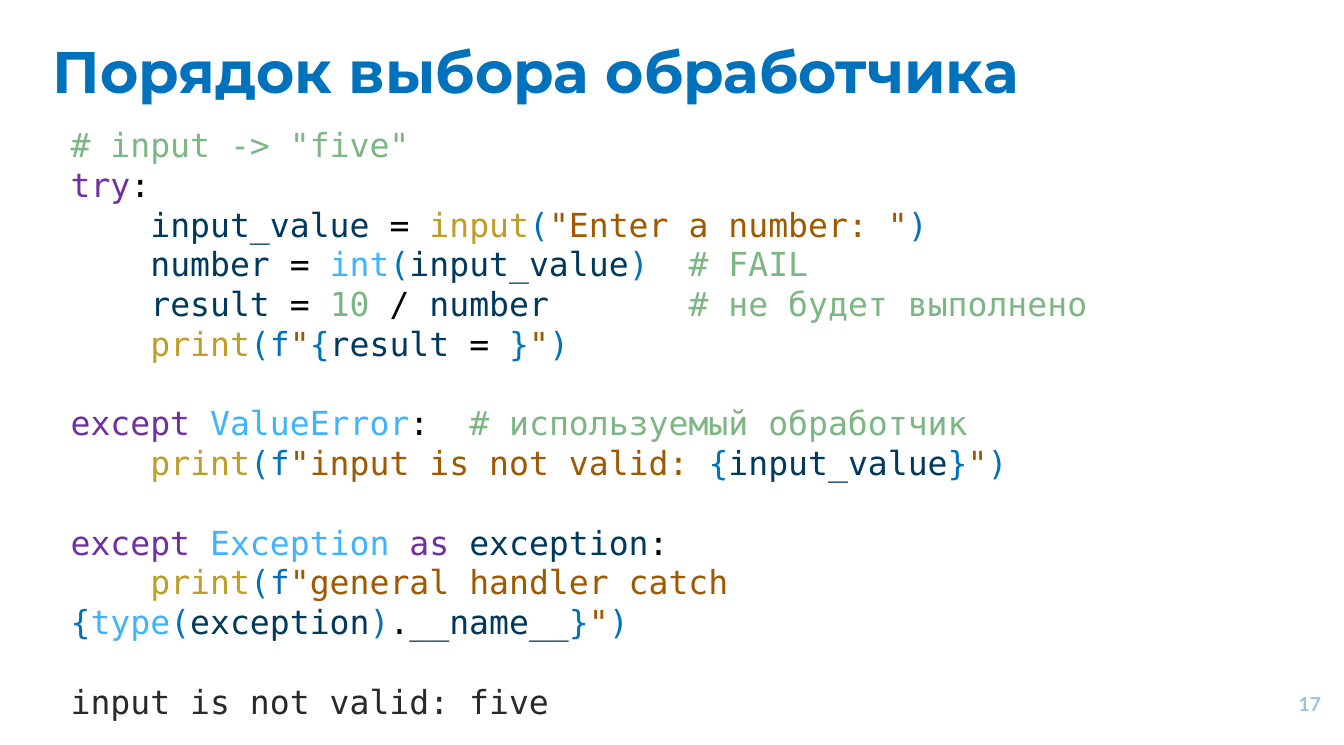
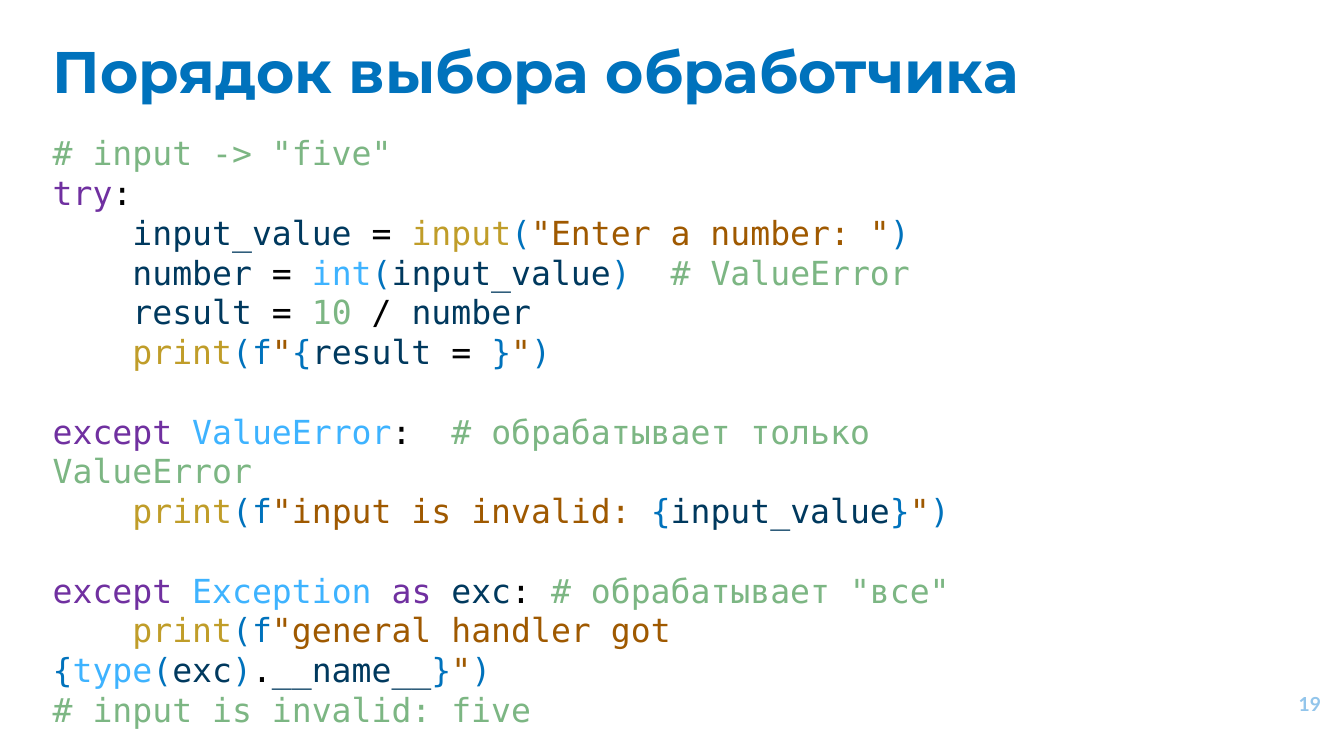
Before and after one commit to EvgrafovMichail/python_mipt_dafe, a slide deck: slide 19 of lessons/sem01/lesson09/exceptions.pptx (slide 17 before the commit). Drawn at 1344x745 pixels with LibreOffice and Linux fonts; fonts in the diff are those of the drawing. Boxes give left, top, right and bottom in pixels: in the first picture for what was removed or moved away, otherwise in the second. Text is boxed around its words. In the diff, an @@ line names an element or a change of style, - is before the commit and + after.

Commit message:
Complete sem1-les9 presentation

```diff
--- a/lessons/sem01/lesson09/exceptions.pptx
+++ b/lessons/sem01/lesson09/exceptions.pptx
@@ text "# input -> "five"": place and size @@
-text "# input -> "five"" at (71, 132, 1087, 642)
+text "# input -> "five"" at (53, 140, 950, 690)
@@ text at (132, 259, 910, 325): text changed @@
-number = int(input_value) # FAIL
-result = 10 / number # не будет выполнено
+number = int(input_value) # ValueError
+result = 10 / number
@@ text at (53, 418, 950, 690): text changed; text colour #A05900 to #7CB683 @@
-except ValueError: # используемый обработчик
-print(f"input is not valid: {input_value}")
-except Exception as exception:
-print(f"general handler catch {type(exception).__name__}")
-input is not valid: five
+except ValueError: # обрабатывает только ValueError
+print(f"input is invalid: {input_value}")
+except Exception as exc: # обрабатывает "все"
+print(f"general handler got {type(exc).__name__}")
+# input is invalid: five
@@ page number at (1299, 697, 1321, 711): text changed @@
-17
+19
```
Also in this commit, not shown: 37 other slides changed, 13 slides added, 6 slides removed.
